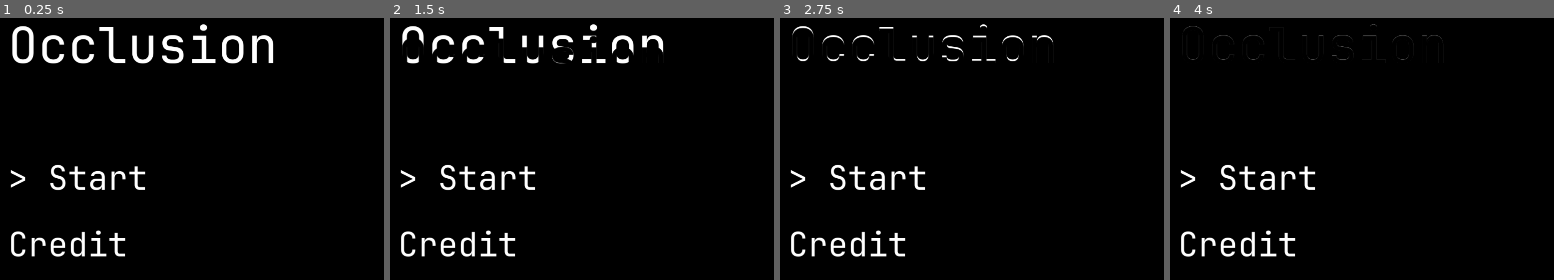
Above: before the commit, frames 1-4 (left to right).
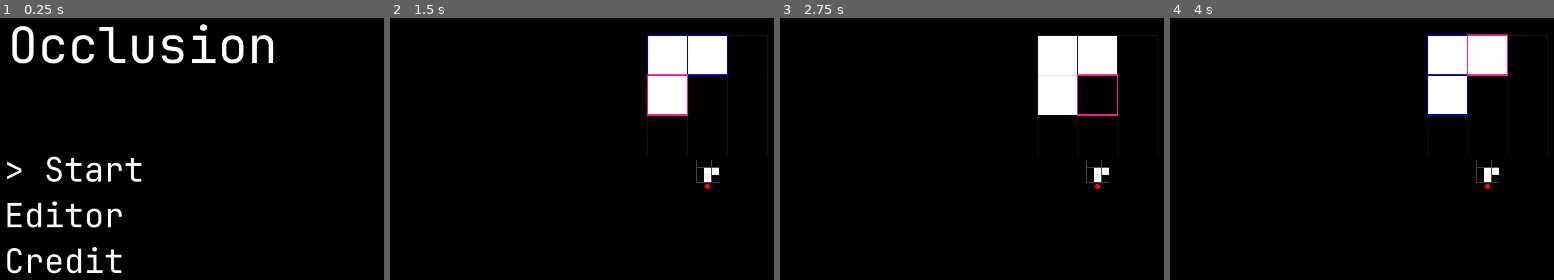
Above: after the commit, the same moments.

Repository: youxuanzhao/ggj2026
Game: Godot game, scene res://scenes/title.tscn
The game is run twice, just before and just after one commit, with the same random seed, the same clock (stepped at 60 frames per second) and the same inputs.
Inputs:
- Up to frame 1 (0.25 s): no input
- Up to frame 2 (1.5 s): tap Enter (ui_accept) at 0.5, 0.77, 1.07 s; hold Right (right) 0.53-1.28 s; tap Space (space) at 0.6 s; tap X (x) at 0.8, 1.35 s; hold Down (down) from 1.28 s (still down)
- Up to frame 3 (2.75 s): tap Enter (ui_accept) at 1.52, 1.82, 2.3 s; tap Z (z) at 1.55, 2.1 s; release Down (down) at 2.03 s; hold Right (right) from 2.03 s (still down)
- Up to frame 4 (4 s): release Right (right) at 2.78 s; hold Up (up) 2.78-3.53 s; tap Enter (ui_accept) at 2.85, 3.02, 3.32, 3.5, 3.77 s; tap Space (space) at 3.05, 3.6 s; hold Left (left) from 3.53 s (still down); tap X (x) at 3.8 s

The runs differ from the first frame. In frame 1, 4.4% of the frame differs, in the area x 1-39%, y 52-98%; in frame 2, 9.0%, in the area x 2-89%, y 2-92%; in frame 3, 7.8%; in frame 4, 7.4%.

Commit message:
basically finished

Diff:
--- a/assets/levels/level1.tres
+++ /dev/null
@@ -1,38 +0,0 @@
-[gd_resource type="Resource" script_class="LevelData" format=3 uid="uid://d0lykank4ghdn"]
-
-[ext_resource type="Script" uid="uid://dqaom3e0tkdro" path="res://scripts/piece_data.gd" id="1_133bd"]
-[ext_resource type="Script" uid="uid://c6s3gxixlxerl" path="res://scripts/pattern_data.gd" id="1_vgqkp"]
-[ext_resource type="Script" uid="uid://g0oh2qswljlj" path="res://scripts/level_data.gd" id="2_vgqkp"]
-
-[sub_resource type="Resource" id="Resource_tg8vp"]
-script = ExtResource("1_vgqkp")
-allowed_states = [[0, 1, 1], [0, 0, 0], [0, 0, 0]]
-metadata/_custom_type_script = "uid://c6s3gxixlxerl"
-
-[sub_resource type="Resource" id="Resource_vgqkp"]
-script = ExtResource("1_133bd")
-shape_cells = [[0, 1]]
-metadata/_custom_type_script = "uid://dqaom3e0tkdro"
-
-[sub_resource type="Resource" id="Resource_6r273"]
-script = ExtResource("1_133bd")
-id = 1
-color = "black"
-shape_cells = [[1, 1], [1, 2]]
-z_order = 1
-metadata/_custom_type_script = "uid://dqaom3e0tkdro"
-
-[sub_resource type="Resource" id="Resource_e23yg"]
-script = ExtResource("1_133bd")
-id = 2
-shape_cells = [[2, 2], [2, 1], [1, 2]]
-z_order = 2
-is_mask = true
-dynamic_pattern = [[[2, 2], [2, 1], [1, 2]], [[1, 1], [2, 1], [1, 2]]]
-metadata/_custom_type_script = "uid://dqaom3e0tkdro"
-
-[resource]
-script = ExtResource("2_vgqkp")
-pieces = Array[ExtResource("1_133bd")]([SubResource("Resource_vgqkp"), SubResource("Resource_6r273"), SubResource("Resource_e23yg")])
-patterns = Array[ExtResource("1_vgqkp")]([SubResource("Resource_tg8vp")])
-metadata/_custom_type_script = "uid://g0oh2qswljlj"
--- /dev/null
+++ b/assets/levels/level_1.tres
@@ -0,0 +1,20 @@
+[gd_resource type="Resource" script_class="LevelData" format=3]
+
+[ext_resource type="Script" path="res://scripts/pattern_data.gd" id="1_5wi8b"]
+[ext_resource type="Script" path="res://scripts/piece_data.gd" id="2_048u2"]
+[ext_resource type="Script" path="res://scripts/level_data.gd" id="3_tyjk2"]
+
+[sub_resource type="Resource" id="Resource_xnypg"]
+script = ExtResource("1_5wi8b")
+allowed_states = [[false, false, false], [false, true, true], [false, true, false]]
+
+[sub_resource type="Resource" id="Resource_8kwdi"]
+script = ExtResource("2_048u2")
+id = 1
+shape_cells = [[0, 0], [1, 0], [0, 1]]
+
+[resource]
+script = ExtResource("3_tyjk2")
+level_name = "level_1"
+pieces = Array[ExtResource("2_048u2")]([SubResource("Resource_8kwdi")])
+patterns = Array[ExtResource("1_5wi8b")]([SubResource("Resource_xnypg")])
--- a/scenes/game.tscn
+++ b/scenes/game.tscn
@@ -7,4 +7,5 @@
 script = ExtResource("1_yqjtg")
 
 [node name="GameRenderer" type="Node2D" parent="." unique_id=710285525]
+position = Vector2(753, 298)
 script = ExtResource("2_yqjtg")
--- a/scenes/title.tscn
+++ b/scenes/title.tscn
@@ -3,11 +3,6 @@
 [ext_resource type="LabelSettings" uid="uid://cjvd3h4n81ppr" path="res://assets/fonts/title_text.tres" id="1_4ignj"]
 [ext_resource type="Script" uid="uid://bhx6c63fy8q3u" path="res://scripts/title.gd" id="1_p6dhs"]
 [ext_resource type="FontFile" uid="uid://cani70bdd6xyd" path="res://assets/fonts/JetBrainsMono-Regular.ttf" id="3_pyl7j"]
-
-[sub_resource type="LabelSettings" id="LabelSettings_wosw1"]
-font = ExtResource("3_pyl7j")
-font_size = 80
-shadow_size = 0
 
 [sub_resource type="LabelSettings" id="LabelSettings_p6dhs"]
 font = ExtResource("3_pyl7j")
@@ -15,6 +10,11 @@
 font_color = Color(0, 0, 0, 1)
 outline_size = 3
 outline_color = Color(0, 0, 0, 1)
+shadow_size = 0
+
+[sub_resource type="LabelSettings" id="LabelSettings_wosw1"]
+font = ExtResource("3_pyl7j")
+font_size = 80
 shadow_size = 0
 
 [node name="TitleScene" type="Node2D" unique_id=1825217099]
@@ -28,22 +28,6 @@
 text = "Occlusion"
 label_settings = ExtResource("1_4ignj")
 
-[node name="Option1" type="Label" parent="." unique_id=1173626560]
-offset_left = 185.0
-offset_top = 620.0
-offset_right = 712.0
-offset_bottom = 741.0
-text = "> Start"
-label_settings = SubResource("LabelSettings_wosw1")
-
-[node name="Option2" type="Label" parent="." unique_id=712330888]
-offset_left = 185.0
-offset_top = 780.0
-offset_right = 712.0
-offset_bottom = 901.0
-text = "Credit"
-label_settings = SubResource("LabelSettings_wosw1")
-
 [node name="TitleBlack" type="Label" parent="." unique_id=998743249]
 offset_left = 186.0
 offset_top = 374.0
@@ -51,3 +35,24 @@
 offset_bottom = 495.0
 text = "Occlusion"
 label_settings = SubResource("LabelSettings_p6dhs")
+
+[node name="VBoxContainer" type="VBoxContainer" parent="." unique_id=129411707]
+offset_left = 176.0
+offset_top = 600.0
+offset_right = 512.0
+offset_bottom = 816.0
+
+[node name="Option1" type="Label" parent="VBoxContainer" unique_id=1173626560]
+layout_mode = 2
+text = "> Start"
+label_settings = SubResource("LabelSettings_wosw1")
+
+[node name="Option2" type="Label" parent="VBoxContainer" unique_id=712330888]
+layout_mode = 2
+text = "Editor"
+label_settings = SubResource("LabelSettings_wosw1")
+
+[node name="Option3" type="Label" parent="VBoxContainer" unique_id=1844916541]
+layout_mode = 2
+text = "Credit"
+label_settings = SubResource("LabelSettings_wosw1")
--- a/scripts/game_editor.gd
+++ b/scripts/game_editor.gd
@@ -351,7 +351,7 @@
 	ld.level_name = name
 	ld.grid_size = Vector2i(3,3)
 	# pieces: create PieceData resources from current logic.pieces
-	var res_pieces := []
+	var res_pieces : Array[PieceData] = []
 	for p in logic.pieces:
 		var piece_res = PieceData.new()
 		piece_res.id = int(p["id"])
@@ -366,7 +366,7 @@
 	ld.pieces = res_pieces
 
 	# patterns from logic.level_patterns - clone into LevelData.patterns
-	var pats := []
+	var pats : Array[PatternData] = []
 	for pat in logic.level_patterns:
 		var pcopy = PatternData.new()
 		pcopy.allowed_states = pat.allowed_states.duplicate(true)
@@ -375,8 +375,8 @@
 
 	# remove 'author' if exists in LevelData resource by design (we won't set it)
 	# save as .tres resource
-	var path = "res://levels/%s.tres" % name
-	var err = ResourceSaver.save(path, ld)
+	var path = "res://assets/levels/%s.tres" % name
+	var err = ResourceSaver.save(ld, path)
 	if err != OK:
 		push_error("Failed to save level resource: %s" % str(err))
 	else:
--- a/scripts/game_logic.gd
+++ b/scripts/game_logic.gd
@@ -183,7 +183,7 @@
 		var col = []
 		for y in range(grid_h):
 			col.append({
-				"fill_color": "black",         # "white"/"black"/null
+				"fill_color": null,         # "white"/"black"/null
 				"stroke_color": null,
 				"is_black_due_to_mask": false
 			})
@@ -199,20 +199,34 @@
 				var p = sorted[i]
 				var occupies = piece_occupies_cell(p, x, y, at_tick)
 				if not occupies:
+					# mask that does not cover -> black and stop
 					if p.get("is_mask", false):
 						cell["is_black_due_to_mask"] = true
 						break
 					else:
 						continue
-				# occupies true
+
+				# p occupies this cell
+				# if p is mask: reveal below color (don't use p's own color as source)
+				if p.get("is_mask", false):
+					# find the visible color & owner below this mask layer
+					var below = _find_below_color(sorted, i, x, y, at_tick)
+					# below may return "black" if nothing below or masked below
+					cell["fill_color"] = below
+					# is_black_due_to_mask remains false because mask here reveals rather than blackens
+					break
+
+				# if p is inverter: use inverted below color (owner resolution handled in helper)
 				if p.get("is_inverter", false):
 					var below_color = _find_below_color(sorted, i, x, y, at_tick)
 					cell["fill_color"] = _invert_color(below_color)
 					break
-				else:
-					cell["fill_color"] = p.get("color", "black")
-					break
+
+				# normal piece supplies its own color
+				cell["fill_color"] = p.get("color", "black")
+				break
 	return grid
+
 
 # convenience wrapper for current tick
 func compute_visible_state() -> Array:
@@ -222,21 +236,29 @@
 	return b["z_order"] < a["z_order"]
 
 # find the visible color below index start_i in sorted array (with tick)
+# returns "white" or "black" representing first visible color below index start_i
 func _find_below_color(sorted: Array, start_i: int, x: int, y: int, at_tick: int) -> String:
 	for j in range(start_i + 1, sorted.size()):
 		var q = sorted[j]
 		var occupies = piece_occupies_cell(q, x, y, at_tick)
 		if not occupies:
 			if q.get("is_mask", false):
+				# a mask below that does NOT cover this cell forces black and stops
 				return "black"
 			else:
 				continue
-		# occupies true
+		# q occupies
 		if q.get("is_inverter", false):
+			# inverter: invert whatever is below it
 			return _invert_color(_find_below_color(sorted, j, x, y, at_tick))
-		else:
-			return q.get("color", "black")
+		if q.get("is_mask", false):
+			# q is a mask that covers -> reveal below q recursively
+			return _find_below_color(sorted, j, x, y, at_tick)
+		# normal piece: return its color
+		return q.get("color", "black")
+	# nothing below => black
 	return "black"
+
 
 func _invert_color(c: String) -> String:
 	if c == "white":
--- a/scripts/game_manager.gd
+++ b/scripts/game_manager.gd
@@ -1,9 +1,6 @@
 extends Node2D
 
-var logic = GameLogic
+@onready var logic = GameLogic
 
-func _init() -> void:
-	logic.load_level_from_resource(load("res://assets/levels/level1.tres"))
-
-func _ready():
-	logic.load_level_from_resource(load("res://assets/levels/level1.tres"))
+func _ready() -> void:
+	logic.load_level_from_resource(load("res://assets/levels/level_1.tres"))
--- a/scripts/game_renderer.gd
+++ b/scripts/game_renderer.gd
@@ -2,6 +2,12 @@
 class_name GameRenderer
 
 @onready var logic = GameLogic
+
+@export var hover_highlight: Color = Color("#00018d")
+@export var selected_highlight: Color = Color("#0001FF")
+@export var cursor_color: Color = Color("#ff1b8c")
+@export var border_color: Color = Color("#131415")
+
 
 const CELL_SIZE: int = 96
 const GRID_ORIGIN: Vector2 = Vector2(32, 32) # top-left offset
@@ -24,9 +30,9 @@
 		for y in range(logic.grid_h):
 			var pos = GRID_ORIGIN + Vector2(x * CELL_SIZE, y * CELL_SIZE)
 			var rect = Rect2(pos, Vector2(CELL_SIZE, CELL_SIZE))
-			draw_rect(rect, Color(0.15, 0.15, 0.15))
+			draw_rect(rect, Color.BLACK)
 			# border
-			draw_rect(rect, Color(0.3, 0.3, 0.3), false, 2)
+			draw_rect(rect, border_color, false, 2)
 
 # 在 BoardView.gd 中加入 / 替换为以下绘制相关函数
 # Assumes: logic (GameLogic singleton), CELL_SIZE, GRID_ORIGIN exist
@@ -37,6 +43,54 @@
 		return "black"
 	else:
 		return "white"
+
+func _draw_cursor_hover_highlight(at_tick: int):
+	# only show when nothing is selected
+	if logic.selected_piece_id != -1:
+		return
+
+	# find topmost piece occupying the cursor cell (respect z-order)
+	var pid = -1
+	var sorted = logic.pieces.duplicate()
+	sorted.sort_custom(_z_desc_local)  # or use your existing _z_desc/_z_desc_local comparator
+	for p in sorted:
+		if logic.piece_occupies_cell(p, int(cursor.x), int(cursor.y), at_tick):
+			pid = p.get("id", -1)
+			break
+	if pid == -1:
+		return
+
+	# find the runtime piece by id
+	var p = null
+	for item in logic.pieces:
+		if item.get("id", null) == pid:
+			p = item
+			break
+	if p == null:
+		return
+
+	# determine occupied cells for this piece (respect dynamic pattern)
+	var occ_cells := []
+	if p.get("is_dynamic", false) and p.get("dynamic_pattern", []).size() > 0:
+		var patterns = p["dynamic_pattern"]
+		var frame = patterns[at_tick % patterns.size()]
+		for c in frame:
+			occ_cells.append(Vector2(int(c[0]), int(c[1])))
+	else:
+		for c in p.get("shape_cells", []):
+			occ_cells.append(Vector2(int(c[0]), int(c[1])))
+
+	# draw highlight per occupied cell (same style as selected highlight)
+	var border_width := 4.0
+	var highlight_color := hover_highlight # same orange as selection highlight
+	for cell in occ_cells:
+		var x = int(cell.x)
+		var y = int(cell.y)
+		if x < 0 or x >= logic.grid_w or y < 0 or y >= logic.grid_h:
+			continue
+		var pos = GRID_ORIGIN + Vector2(x * CELL_SIZE, y * CELL_SIZE)
+		var rect = Rect2(pos, Vector2(CELL_SIZE, CELL_SIZE))
+		draw_rect(rect, highlight_color, false, border_width)
 
 func compute_visible_state_from_pieces(pieces_array: Array, at_tick: int) -> Dictionary:
 	var grid = []
@@ -70,6 +124,10 @@
 					else:
 						continue
 				# occupies true
+				if p.get("is_mask", false):
+					var below_color = _find_below_color_local(sorted, i, x, y, at_tick)["color"] # or return string
+					cell["fill_color"] = below_color
+					break
 				if p.get("is_inverter", false):
 					# get both color and owner from below
 					var below = _find_below_color_local(sorted, i, x, y, at_tick)
@@ -80,6 +138,7 @@
 					# set owner to the below owner (inverter itself is not the color source)
 					owner[x][y] = below_owner
 					break
+				# inside compute_visible_state_from_pieces loop, when p occupies:
 				else:
 					# normal piece: it is the source
 					cell["fill_color"] = p.get("color", "black")
@@ -229,10 +288,10 @@
 					draw_rect(rect, Color.BLACK)
 				else:
 					# nothing visible -> draw background
-					draw_rect(rect, Color(0.08, 0.08, 0.08))
+					draw_rect(rect, Color.BLACK)
 
 			# border
-			draw_rect(rect, Color(0.3, 0.3, 0.3), false, 2)
+			draw_rect(rect, border_color, false, 2)
 
 # BoardView.gd — helper to draw highlight around selected piece
 # Place this function in the script and call it from _draw() after _draw_layers(...)
@@ -266,7 +325,7 @@
 
 	# draw highlight per occupied cell (on top)
 	var border_width := 4.0
-	var highlight_color := Color(1.0, 0.6, 0.0, 1.0) # orange
+	var highlight_color := selected_highlight # orange
 	for cell in occ_cells:
 		var x = int(cell.x)
 		var y = int(cell.y)
@@ -290,6 +349,7 @@
 	_draw_z_overlays(logic.tick, 4)
 	_draw_goal_overlay()
 	_draw_selected_highlight(logic.tick)
+	_draw_cursor_hover_highlight(logic.tick)
 	_draw_cursor()
 	# status text
 	#draw_string(get_font("font") if has_font("font") else get_default_font(), Vector2(10, 10), "Tick: %d" % logic.tick, Color(1,1,1))
@@ -298,7 +358,7 @@
 func _draw_cursor():
 	var pos = GRID_ORIGIN + Vector2(cursor.x * CELL_SIZE, cursor.y * CELL_SIZE)
 	var rect = Rect2(pos, Vector2(CELL_SIZE, CELL_SIZE))
-	draw_rect(rect, Color(0.0, 0.0, 1.0, 1.0), false, 3)
+	draw_rect(rect, cursor_color, false, 3)
 
 func _draw_goal_overlay():
 	# require patterns
--- a/scripts/title.gd
+++ b/scripts/title.gd
@@ -1,6 +1,6 @@
 extends Node2D
 
-@onready var options: Array[Label] = [$Option1,$Option2]
+@onready var options: Array[Label] = [$VBoxContainer/Option1,$VBoxContainer/Option2,$VBoxContainer/Option3]
 
 @onready var title_white: Label = $TitleWhite
 @onready var title_black: Label = $TitleBlack
@@ -8,27 +8,34 @@
 var selected = 0;
 
 func _process(delta: float) -> void:
-
-	if Input.is_action_just_pressed("ui_down"):
+	if Input.is_action_just_pressed("down"):
 		print(options[selected].text)
 		options[selected].text = options[selected].text.trim_prefix("> ")
 		selected += 1;
-		if selected > 1:
+		if selected > 2:
 			selected = 0
 		options[selected].text = options[selected].text.insert(0, "> ")
 
-	if Input.is_action_just_pressed("ui_up"):
+	if Input.is_action_just_pressed("up"):
 		options[selected].text = options[selected].text.trim_prefix("> ")
 		selected -= 1;
 		if selected < 0:
-			selected = 1
+			selected = 2
 		options[selected].text = options[selected].text.insert(0, "> ")
 
-	if Input.is_action_just_pressed("ui_accept"):
+	if Input.is_action_just_pressed("space"):
 		if selected == 0:
-			var tween = get_tree().create_tween()
-			tween.tween_property(title_black,"position", title_white.position, 1.0)
-			tween.tween_callback(transit_to_level_1)
+			transit_to_game()
+		elif selected == 1:
+			transit_to_editor()
+		elif selected == 2:
+			transit_to_credit()
 
-func transit_to_level_1() -> void:
+func transit_to_game() -> void:
+	get_tree().change_scene_to_file("res://scenes/game.tscn")
+
+func transit_to_editor() -> void:
+	get_tree().change_scene_to_file("res://scenes/game_editor.tscn")
+
+func transit_to_credit() -> void:
 	pass
